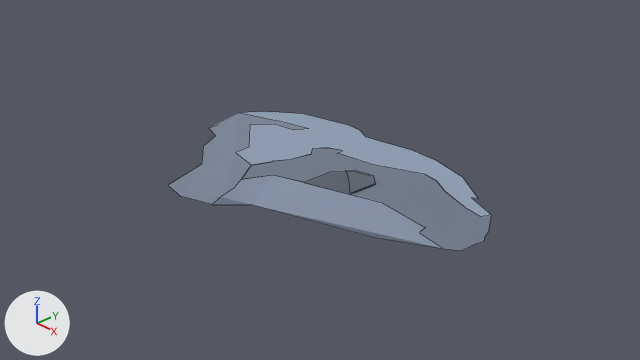
Renders of the Blender file cave_entrance.blend from each side of a commit.
One viewpoint serves both versions: the file's camera 'Camera'. Lighting does not change. The marker at lower left points along +X, +Y and +Z. Mesh edges are drawn as thin lines.

Script lines for the objects in view, before the commit:
```python
me_circle = bpy.data.meshes.new('Circle')
me_circle.from_pydata(...)  # 13 vertices, 1 face, 1 loose edge; spans x -0.58..2.24, y -1.36..0.04, z -0.1..0.0
me_circle.materials.append(mat_ground)  # blue #8593a7
me_circle_002 = bpy.data.meshes.new('Circle.002')
me_circle_002.from_pydata(...)  # 33 vertices, 1 face; spans x -2.33..2.12, y -0.43..1.42, z 0.0
me_circle_002.materials.append(mat_roof)  # blue #93a2b8
me_circle_003 = bpy.data.meshes.new('Circle.003')
me_circle_003.from_pydata(...)  # 20 vertices, 1 face; spans x -2.37..-0.39, y -1.5..0.92, z -0.1..0.0
me_circle_003.materials.append(mat_side)  # blue #798698
me_circle_005 = bpy.data.meshes.new('Circle.005')
me_circle_005.from_pydata(...)  # 6 vertices, 1 face; spans x 0.016..0.666, y -0.276..0.477, z 0.0
me_circle_005.materials.append(mat_door_side_001)  # dark blue #565f6c
# before: 0 (0.237, 0.407, 0.0) at pixel (355, 171), 1 (0.023, 0.157, 0.0) at pixel (329, 172), 2 (0.016, -0.276, 0.0) at pixel (304, 182), 3 (0.638, -0.09, 0.0) at pixel (350, 194), 4 (0.666, 0.335, 0.0) at pixel (375, 184)
# before: 5 (0.496, 0.477, 0.0) at pixel (373, 176)
me_circle_006 = bpy.data.meshes.new('Circle.006')
me_circle_006.from_pydata(...)  # 27 vertices, 1 face; spans x -0.83..2.44, y -0.79..1.0, z 0.0
me_circle_006.materials.append(mat_floor)  # blue #6f7b8c
ob_door = bpy.data.objects.new('door', me_circle_005)
ob_door.location = (0.0, 0.0, 0.0)
ob_ground = bpy.data.objects.new('ground', me_circle)
ob_ground.location = (0.0, 0.0, 0.0)
ob_roof = bpy.data.objects.new('roof', me_circle_002)
ob_roof.location = (0.0, 0.0, 0.0)
ob_roof_001 = bpy.data.objects.new('roof.001', me_circle_006)
ob_roof_001.location = (0.0, 0.0, 0.0)
ob_side = bpy.data.objects.new('side', me_circle_003)
ob_side.location = (0.0, 0.0, 0.0)
```
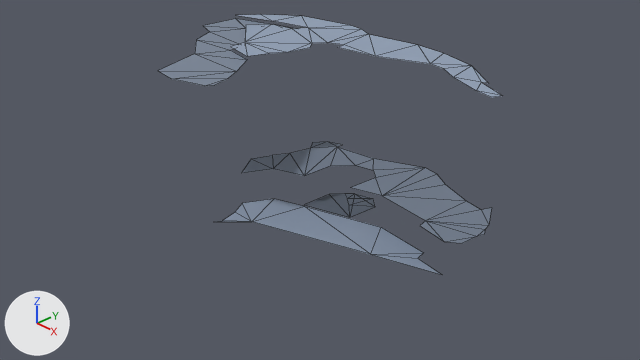
Where the change shows, as pixel boxes (x1, y1, x2, y2) in the pictures (640 x 360 px):
'roof', reshaped, moved (7% wider, 21% shorter)
    before: (236, 111, 491, 217)
    after: (231, 14, 503, 97)
'ground', reshaped
    before: (212, 175, 444, 249)
    after: (215, 199, 440, 274)
'right_side', added (blue)
    after: (241, 142, 492, 243)
'roof.001', deleted (blue)
    before: (242, 148, 491, 251)
'side', reshaped, moved
    before: (168, 113, 308, 204)
    after: (158, 19, 295, 86)
'door', reshaped
    before: (305, 172, 376, 194)
    after: (305, 194, 374, 217)
part 2 of me_circle_002, deleted (blue)
    before: (236, 111, 491, 217)
part 3 of me_circle_002, added (blue)
    after: (231, 14, 503, 97)
part 4 of me_circle_003, deleted (blue)
    before: (168, 113, 308, 204)
part 5 of me_circle_003, added (blue)
    after: (158, 19, 295, 86)

The change, as a diff of the scene's bpy script:
```diff
--- a/cave_entrance.blend.py
+++ b/cave_entrance.blend.py
@@ me_circle @@
 # used by ob_ground; location = (0.0, 0.0, 0.0)
-me_circle.from_pydata(...)  # 13 vertices, 1 face, 1 loose edge; spans x -0.58..2.24, y -1.36..0.04, z -0.1..0.0
+me_circle.from_pydata(...)  # 13 vertices, 10 faces, 1 loose edge; spans x -0.58..2.24, y -1.36..0.04, z -0.33
+# me_circle part 1: the whole mesh is rebuilt
 me_circle.materials.append(mat_ground)
@@ me_circle_002 @@
 # used by ob_roof; location = (0.0, 0.0, 0.0)
-me_circle_002.from_pydata(...)  # 33 vertices, 1 face; spans x -2.33..2.12, y -0.43..1.42, z 0.0
+me_circle_002.from_pydata(...)  # 33 vertices, 31 faces; spans x -2.33..2.12, y -0.43..1.42, z 1.53
+# me_circle_002 part 2: 33 vertices removed from x -2.33..2.12, y -0.43..1.42, z 0.0
+# me_circle_002 part 3: 33 vertices added at x -2.33..2.12, y -0.43..1.42, z 1.53
 me_circle_002.materials.append(mat_roof)
@@ me_circle_003 @@
 # used by ob_side; location = (0.0, 0.0, 0.0)
-me_circle_003.from_pydata(...)  # 20 vertices, 1 face; spans x -2.37..-0.39, y -1.5..0.92, z -0.1..0.0
+me_circle_003.from_pydata(...)  # 20 vertices, 18 faces; spans x -2.37..-0.39, y -1.5..0.92, z 1.49
+# me_circle_003 part 4: 20 vertices removed from x -2.37..-0.39, y -1.5..0.92, z -0.1..0.0
+# me_circle_003 part 5: 20 vertices added at x -2.37..-0.39, y -1.5..0.92, z 1.49
 me_circle_003.materials.append(mat_side)
@@ me_circle_005 @@
 me_circle_005.from_pydata(...)  # 6 vertices, 1 face; spans x 0.016..0.666, y -0.276..0.477, z 0.0
 # used by ob_door; location = (0.0, 0.0, 0.0)
 # verts and faces of me_circle_005; kept vertices keep their numbers, new ones are numbered from 6
+# me_circle_005 part 6
+delete_vertices([*range(0, 6)])  # with the faces that use them
+verts[6] = (0.237, 0.407, -0.318)  # pixel (354, 193)
+verts[7] = (0.023, 0.157, -0.318)  # pixel (329, 194)
+verts[8] = (0.016, -0.276, -0.318)  # pixel (304, 204)
+verts[9] = (0.638, -0.09, -0.318)  # pixel (349, 217)
+verts[10] = (0.666, 0.335, -0.318)  # pixel (375, 206)
+verts[11] = (0.496, 0.477, -0.318)  # pixel (373, 198)
+faces += [(6, 7, 9), (7, 8, 9), (6, 9, 10), (6, 10, 11)]
 me_circle_005.materials.append(mat_door_side_001)
@@ me_circle_006_1 @@
+me_circle_006_1.from_pydata(...)  # 32 vertices, 30 faces; spans x -0.83..2.44, y -0.79..1.0, z 0.15
+me_circle_006_1.materials.append(mat_floor)  # blue #6f7b8c
@@ ob_roof @@
 ob_roof = bpy.data.objects.new('roof', me_circle_002)
-ob_roof.location = (0.0, 0.0, 0.0)
+ob_roof.location = (0.0, 0.0, -0.06)
@@ ob_side @@
 ob_side = bpy.data.objects.new('side', me_circle_003)
-ob_side.location = (0.0, 0.0, 0.0)
+ob_side.location = (0.0, 0.0, -0.06)
@@ ob_roof_001 @@
-ob_roof_001 = bpy.data.objects.new('roof.001', me_circle_006)
-ob_roof_001.location = (0.0, 0.0, 0.0)
@@ ob_right_side @@
+ob_right_side = bpy.data.objects.new('right_side', me_circle_006_1)
+ob_right_side.location = (0.0, 0.0, -0.06)
```
